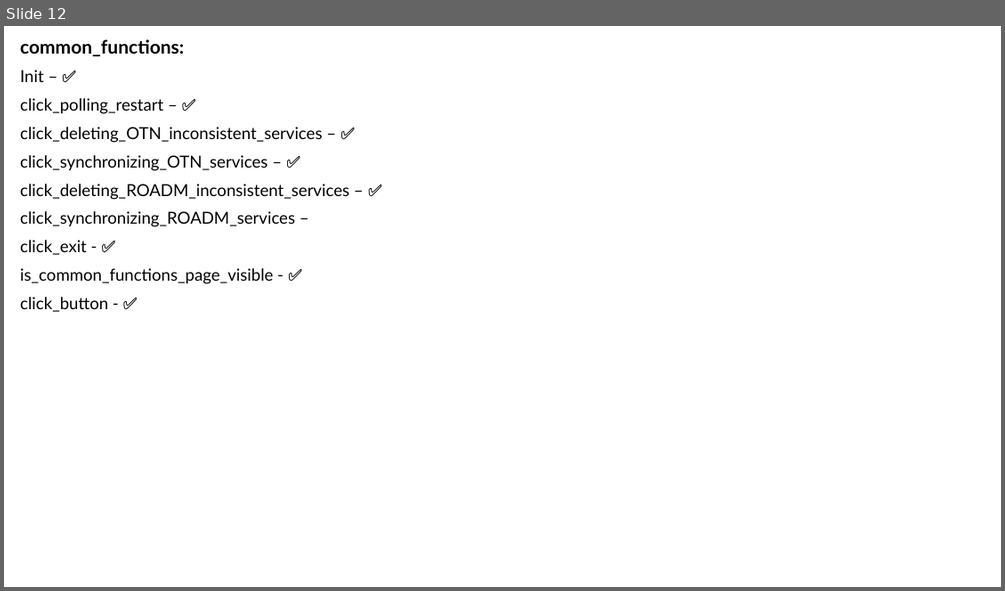
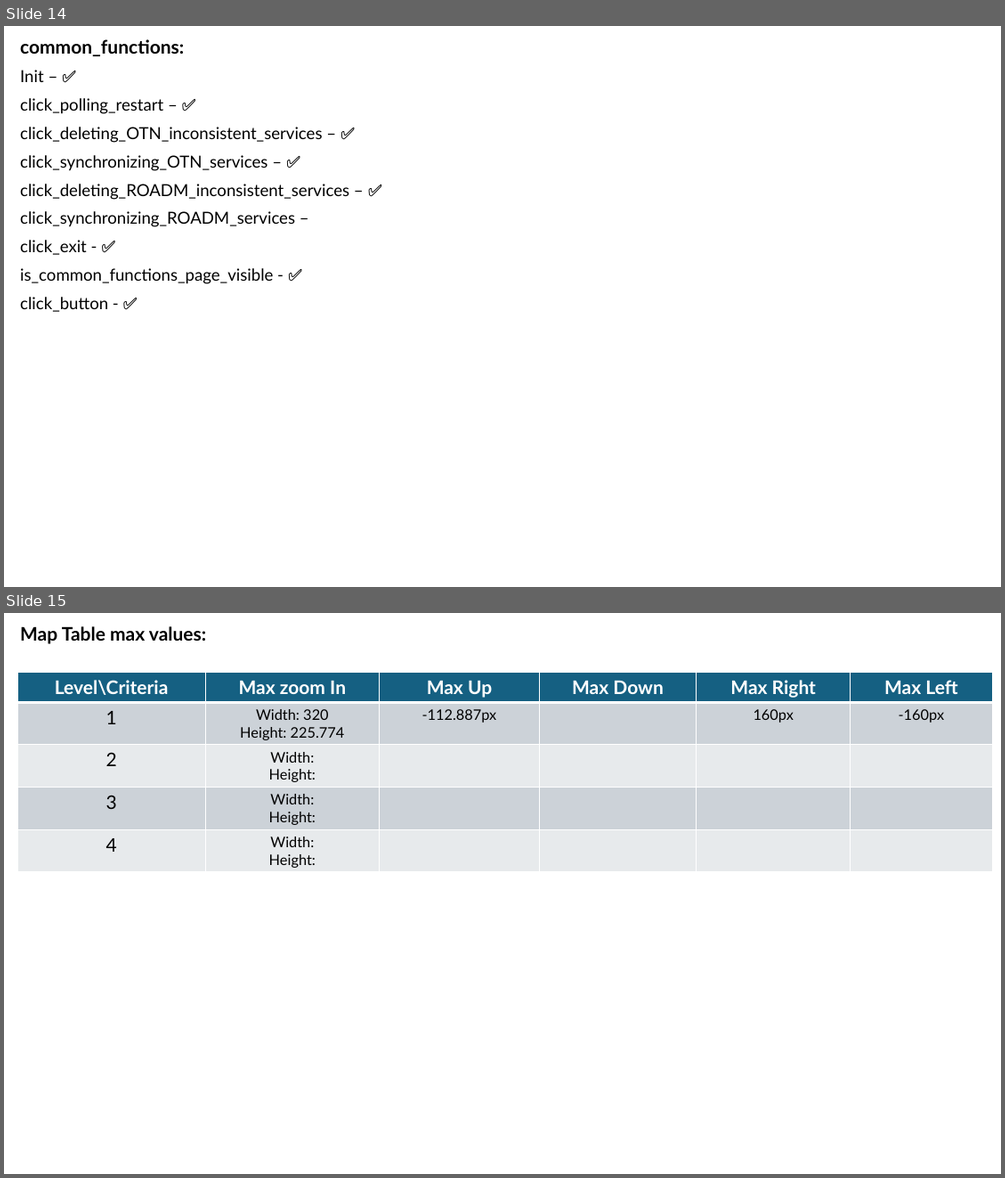
Before and after one commit to Yuval10Dahan/LightWatch_WEB, a slide deck: Docs/Progress_Check_Box.pptx. Shown one above the other, each under a label of ours: slide 12 before the commit, slides 14 and 15 after it. The pictures are 1005x591 and 1005x1178 pixels, drawn with LibreOffice and Linux fonts; fonts in the diff are those of the drawing. Boxes give left, top, right and bottom in pixels: in the first picture for what was removed or moved away, otherwise in the second. Text is boxed around its words. In the diff, an @@ line names an element or a change of style, - is before the commit and + after.

```diff
--- a/Docs/Progress_Check_Box.pptx
+++ b/Docs/Progress_Check_Box.pptx
@@ slide 15 added at <box>4,613,1001,1174</box>, background #FFFFFF @@
@@ subtitle added at <box>20,626,206,644</box>, 18 pt, text #000000, bold @@
+Map Table max values:
@@ table added at <box>17,672,993,872</box>, 5 rows, 6 columns @@
+Level\Criteria | Max zoom In | Max Up | Max Down | Max Right | Max Left
+1 | Width: 320 / Height: 225.774 | -112.887px |  | 160px | -160px
+2 | Width: / Height: |  |  |  | 
+3 | Width: / Height: |  |  |  | 
+4 | Width: / Height: |  |  |  | 
@@ what was slide 12 is now slide 14 @@
```
Also in this commit, not shown: 8 slides changed, 2 other slides added, 14 other files.
